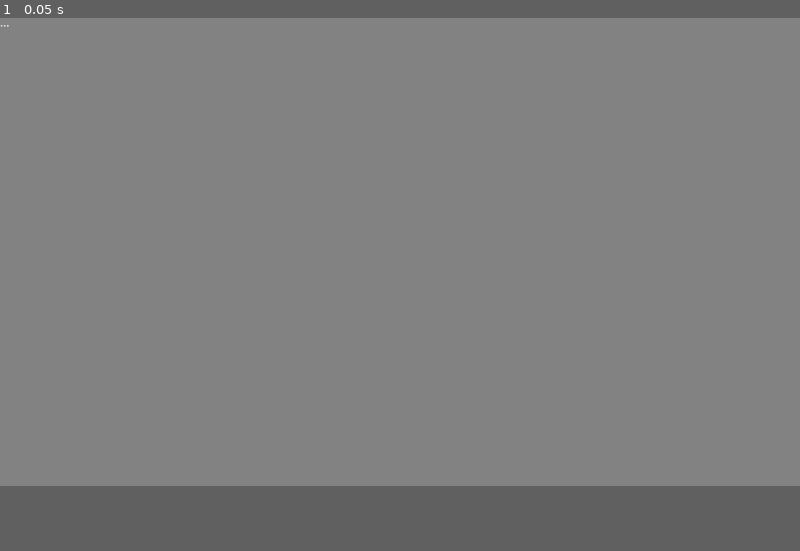
Above: before the commit, frame 1.
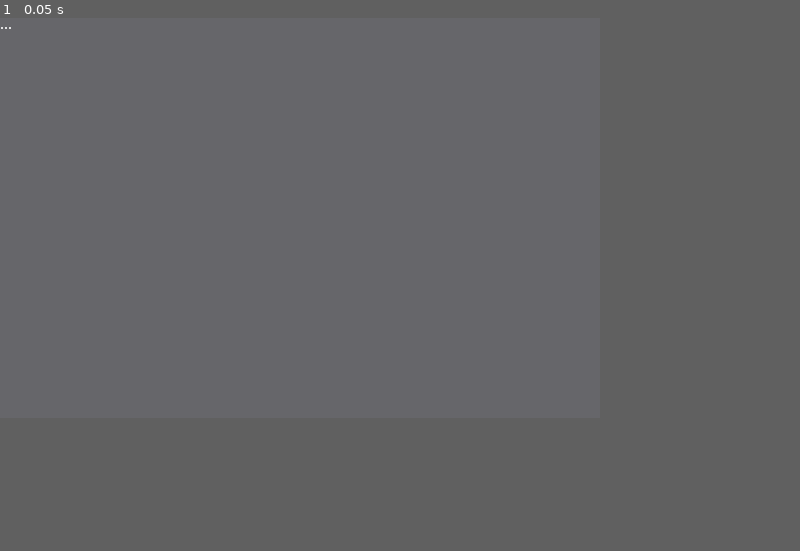
Above: after the commit, the same moment.

Repository: AEMarchitecte/SimpleCAD
Game: Godot game, scene res://scenes/ouverture/ouverture.tscn
The game is run twice, just before and just after one commit, with the same random seed, the same clock (stepped at 60 frames per second) and the same inputs. Before the commit the project starts from res://scenes/ouverture.tscn.
Inputs:
- Up to frame 1 (0.05 s): no input
In our replay, the window is 800x468 before the commit and 600x400 after it. These sizes can differ from the game's own. Grey fills any space a smaller window leaves; there, only what the larger window draws over its background counts as a difference.

The runs differ from the first frame. In frame 1, 56% of the frame differs, in the area x 0-75%, y 0-76%.

Commit message:
Modification des loader de configuration

Diff:
--- a/autoload/global_fonction.gd
+++ b/autoload/global_fonction.gd
@@ -1,4 +1,176 @@
-extends Node
+extends "res://autoload/global_variable.gd"
+
+func global_variable_printer():
+	print("--- global variable printer ---")
+	print("Localisation : ", locale)
+	print("Plateforme : ", model_name)
+	print("UID de la machine : ", machine_id)
+	print("--- --- ---")
+
+
+
+
+
+
+
+
+
+func testpersistantfolder():
+	var dir = Directory.new()
+	if dir.dir_exists(simpleCAD_data_dir) == false:
+		print("Dossier ", name_version, " non trouvé...")
+		makepersistantfolder()
+	else:
+		print("Dossier ", name_version, " trouvé...")
+
+func makepersistantfolder():
+	OS.alert(message["first_opening_titre"], message["first_opening_message"])
+	var dir = Directory.new()
+	dir.open(user_data_dir)
+	dir.make_dir(name_version)
+	print("Dossier "+ name_version +" créer avec succés...")
+
+
+
+
+
+
+
+
+
+
+
+
+
+
+
+
+
+
+
+
+
+
+
+
+
+
+
+### CONFIG LICENCE FILE ###
+
+func load_encrypt_file():
+	var config = ConfigFile.new()
+	var array = OS.get_unique_id().sha256_buffer()
+	var err = config.load_encrypted(cfg_lic_path, PoolByteArray(array))
+	if err != OK :
+		config.set_value("data", "UID", OS.get_unique_id())
+		config.set_value("data", "nombre_ouverture", 5)
+		config.save_encrypted(cfg_lic_path, PoolByteArray(array))
+		config.clear()
+		print("Fichier créer avec succès = ", cfg_lic_name)
+	else :
+		for data in config.get_sections():
+			var UID = config.get_value(data, "UID")
+			var nombre_ouverture = config.get_value(data, "nombre_ouverture")
+			nombre_ouverture = nombre_ouverture-1
+			if nombre_ouverture <= 0:
+				nombre_ouverture = 0
+			print("Nombre ouverture restante = ", nombre_ouverture)
+			config.set_value("data", "nombre_ouverture", nombre_ouverture)
+			config.save_encrypted(cfg_lic_path, PoolByteArray(array))
+
+
+
+### CONFIG ENVIRONNEMENT FILE ###
+
+func config_environnement_load():
+	var config = ConfigFile.new()
+	var env_cfg = config.load(cfg_env_path)
+	if env_cfg != OK:
+		config_environnement_create()
+	else:
+		config_environnement_attribut()
+
+func config_environnement_create():
+	var config = ConfigFile.new()
+	config.set_value("data", "last_user", "Baptiste")
+	config.set_value("data", "WWW", 111)
+	config.save(cfg_env_path)
+	print("Fichier créer avec succès = ", cfg_env_name)
+
+func config_environnement_attribut():
+	var config = ConfigFile.new()
+	config.load(cfg_env_path)
+	for data in config.get_sections():
+			var last_user = config.get_value(data, "last_user")
+	print("Variables d'environnement attribuées avec succès...")
+
+
+### CONFIG USERS FILE ###
+
+func config_user_load():
+	var config = ConfigFile.new()
+	var use_cfg = config.load(cfg_use_path)
+	if use_cfg != OK:
+		config_user_create()
+	else:
+		config_user_attribut()
+
+
+func config_user_create():
+	var config = ConfigFile.new()
+	config.set_value("user0", "identity", defaut_user_identity)
+	config.set_value("user0", "shortcut", defaut_user_shortcuts)
+	config.set_value("user0", "theme", defaut_user_theme)
+	config.set_value("user0", "settings", defaut_user_settings)
+	config.save(cfg_use_path)
+	print("Fichier créer avec succès = ", cfg_use_name)
+
+func config_user_attribut():
+	var config = ConfigFile.new()
+	config.load(cfg_use_path)
+	for data in config.get_sections():
+			last_user = config.get_value(data, "last_user")
+	print("Variables de l'utilisateur attribuées avec succès...")
+
+
+
+
+
+
+
+func build_SimpleCAD():
+	#Controle de la licence
+	if nombre_ouverture == 0:
+		OS.alert(message["more_opening_message"], message["more_opening_titre"])
+		get_tree().quit()
+
+	#Controle de la version
+		#mise à jour ou non
+	#Construction de l'environnement de travail :
+		#Construction du fichier de theme
+		#Construction du fichier de raccourcis clavier
+		#Analyse des dossiers de la bibliothèque…
+		#Construction de la bibliothèque
+	pass
+
+
+
+
+
+
+
+
+
+
+
+
+
+
+
+
+
+### Fonctions lié à la fenetre
 
 func set_win_load():
 	OS.window_borderless = true
@@ -17,49 +189,5 @@
 	get_tree().get_root().set_transparent_background(false)
 	OS.window_size = Vector2(1200, 800)
 	OS.center_window()
-	OS.set_window_title(str(Global_Variable.name_version+" - "+Global_Variable.current_space))
+	OS.set_window_title(str(name_version+" - "+current_space))
 	pass
-
-
-
-
-
-
-
-
-
-
-
-
-
-
-
-
-
-func load_encrypt_file():
-	var path = Global_Variable.simpleCAD_data_dir+"/licence.cfg"
-	var array = OS.get_unique_id().sha256_buffer()
-	var config = ConfigFile.new()
-	var err = config.load_encrypted(path, PoolByteArray(array))
-	if err != OK :
-		print("licence.cfg -> pas trouver -> création")
-		config.set_value("data", "UID", OS.get_unique_id())
-		config.set_value("data", "nombre_ouverture", 500)
-		config.save_encrypted(path, PoolByteArray(array))
-	else :
-		print("licence.cfg -> trouver")
-		for data in config.get_sections():
-			var UID = config.get_value(data, "UID")
-			var nombre_ouverture = config.get_value(data, "nombre_ouverture")
-			#print("UID = ", UID)
-			#print("nombre_ouverture = ", nombre_ouverture)
-			if nombre_ouverture <= 0:
-				OS.alert(
-					Global_Variable.message["more_opening_message"],
-					Global_Variable.message["more_opening_titre"]
-				)
-				get_tree().quit()
-			nombre_ouverture = nombre_ouverture-1
-			#print("nombre_ouverture-1 = ", nombre_ouverture)
-			config.set_value("data", "nombre_ouverture", nombre_ouverture)
-			config.save_encrypted(path, PoolByteArray(array))
--- a/autoload/global_variable.gd
+++ b/autoload/global_variable.gd
@@ -1,19 +1,27 @@
 extends Node
+
 
 # variable d'application
 const app_name = "SimpleCAD"
-const app_version = "0.0.1"
+const app_version = "0.01"
 const name_version = app_name+" "+app_version
 onready var user_data_dir = OS.get_user_data_dir()
 onready var simpleCAD_data_dir = user_data_dir+"/"+name_version
 onready var nombre_ouverture = 0
+
+const cfg_env_name = "environement.cfg"
+const cfg_use_name = "utilisateurs.cfg"
+const cfg_lic_name = "licence.cfg"
+
+onready var cfg_env_path = simpleCAD_data_dir+"/"+cfg_env_name
+onready var cfg_use_path = simpleCAD_data_dir+"/"+cfg_use_name
+onready var cfg_lic_path = simpleCAD_data_dir+"/"+cfg_lic_name
 
 
 # variable de la machine
 var machine_id = OS.get_unique_id()
 var locale = OS.get_locale()
 var model_name = OS.get_name()
-
 
 
 # variable d'espaces
@@ -25,7 +33,10 @@
 	first_opening_message = "Vous ouvrez " + name_version + " pour la premier",
 	more_opening_titre = "Attention",
 	more_opening_message = "Vous avez ouvert SimpleCAD plus de 5 fois. Si cette application vous plaît merci d'acheter une licence",
-	Alert_XX = 42,
+
+
+
+
 	}
 
 
@@ -34,15 +45,34 @@
 
 
 
+### variable d'utilisateur ###
 
+var defaut_user_identity = {
+	mane = "User0",
+	birsday = str(OS.get_datetime()),
+	}
+var defaut_user_shortcuts = {
+	copy = "c",
+	past = "v",
+	scale = "e",
+	rotation = "r",
+	translate = "t",
+	miroir = "y",
+	cute = "k",
+	}
+var defaut_user_theme = {
+	app_color_pp = "c",
+	app_color_sp = "c",
+	app_color_user = "c",
+	}
+var defaut_user_settings = {
+	unit_esp_drawing = "cm",
+	unit_esp_publiching = "mm",
+	}
 
-func _ready():
-	#global_variable_printing()
-	pass
+var last_user = "User0"
+var current_user = "User0"
+var user_shortcut = defaut_user_shortcuts
+var user_theme = defaut_user_theme
 
-func global_variable_printing():
-	print("--- global variable printing ---")
-	print("Localisation : ", locale)
-	print("Plateforme : ", model_name)
-	print("UID de la machine : ", machine_id)
-	print("--- --- ---")
+var user_recent_files = ""
--- a/autoload/initialisation.gd
+++ /dev/null
@@ -1,77 +0,0 @@
-extends Node
-
-onready var user_data_dir = OS.get_user_data_dir()
-onready var simpleCAD_data_dir = user_data_dir+"/"+name_version
-
-const app_name = Global_Variable.app_name
-const app_version = Global_Variable.app_version
-const name_version = Global_Variable.name_version
-
-func _ready():
-	#Global_Fonction.set_win_load()
-	testpersistantfolder()
-	Global_Fonction.load_encrypt_file()
-
-	#yield(get_tree().create_timer(2), "timeout")
-	#Global_Fonction.set_win_normale()
-	pass
-
-
-
-
-
-
-
-func testpersistantfolder():
-	var dir = Directory.new()
-	if dir.dir_exists(simpleCAD_data_dir) == false:
-		makepersistantfolder()
-		load_environement_config()
-	else:
-		print("Dossier ", name_version, " trouvé !")
-		load_environement_config()
-
-func makepersistantfolder():
-	OS.alert(
-		Global_Variable.message["first_opening_titre"],
-		Global_Variable.message["first_opening_message"]
-		)
-	var dir = Directory.new()
-	dir.open(user_data_dir)
-	dir.make_dir(name_version)
-	print("Dossier "+ name_version +" créer avec succés")
-
-
-
-
-
-
-
-
-
-func load_environement_config():
-	var path = simpleCAD_data_dir+"/environement.cfg"
-	var config = ConfigFile.new()
-	var err = config.load(path)
-	if err != OK:
-		print("environement.cfg -> non trouvé -> création")
-		build_environement_config()
-	else:
-		print("environement.cfg -> trouver -> attribution")
-		attribut_environement_config()
-
-func build_environement_config():
-	var path = simpleCAD_data_dir+"/environement.cfg"
-	var config = ConfigFile.new()
-	config.set_value("data", "last_user", "Baptiste")
-	config.set_value("data", "WWW", 111)
-	config.save(path)
-
-func attribut_environement_config():
-	var path = simpleCAD_data_dir+"/environement.cfg"
-	var config = ConfigFile.new()
-	config.load(path)
-	for data in config.get_sections():
-			var last_user = config.get_value(data, "last_user")
-			print(last_user)
-			#score_data[player_name] = player_score
--- a/project.godot
+++ b/project.godot
@@ -11,14 +11,14 @@
 [application]
 
 config/name="SimpleCAD"
-run/main_scene="res://scenes/ouverture.tscn"
+run/main_scene="res://scenes/Ouverture/ouverture.tscn"
 config/icon="res://graphique/icon.png"
 
 [autoload]
 
 Global_Variable="*res://autoload/global_variable.gd"
 Global_Fonction="*res://autoload/global_fonction.gd"
-Initialisation="*res://autoload/initialisation.gd"
+Global_Signal="*res://autoload/global_signal.gd"
 
 [display]
 
--- /dev/null
+++ b/scenes/ouverture/ouverture.gd
@@ -0,0 +1,14 @@
+extends "res://autoload/global_fonction.gd"
+
+
+func _ready():
+	set_win_load()
+	testpersistantfolder()
+	load_encrypt_file()
+	config_user_load()
+	config_environnement_load()
+
+	#build_SimpleCAD()
+	yield(get_tree().create_timer(2), "timeout")
+	Global_Fonction.set_win_normale()
+	pass
--- a/scenes/ouverture.tscn
+++ b/scenes/ouverture/ouverture.tscn
@@ -1,6 +1,16 @@
-[gd_scene format=2]
+[gd_scene load_steps=2 format=2]
+
+[ext_resource path="res://scenes/Ouverture/ouverture.gd" type="Script" id=1]
 
 [node name="Node" type="Node"]
+script = ExtResource( 1 )
+
+[node name="Panel" type="Panel" parent="."]
+anchor_right = 1.0
+anchor_bottom = 1.0
+__meta__ = {
+"_edit_use_anchors_": false
+}
 
 [node name="ColorRect" type="ColorRect" parent="."]
 anchor_right = 1.0
